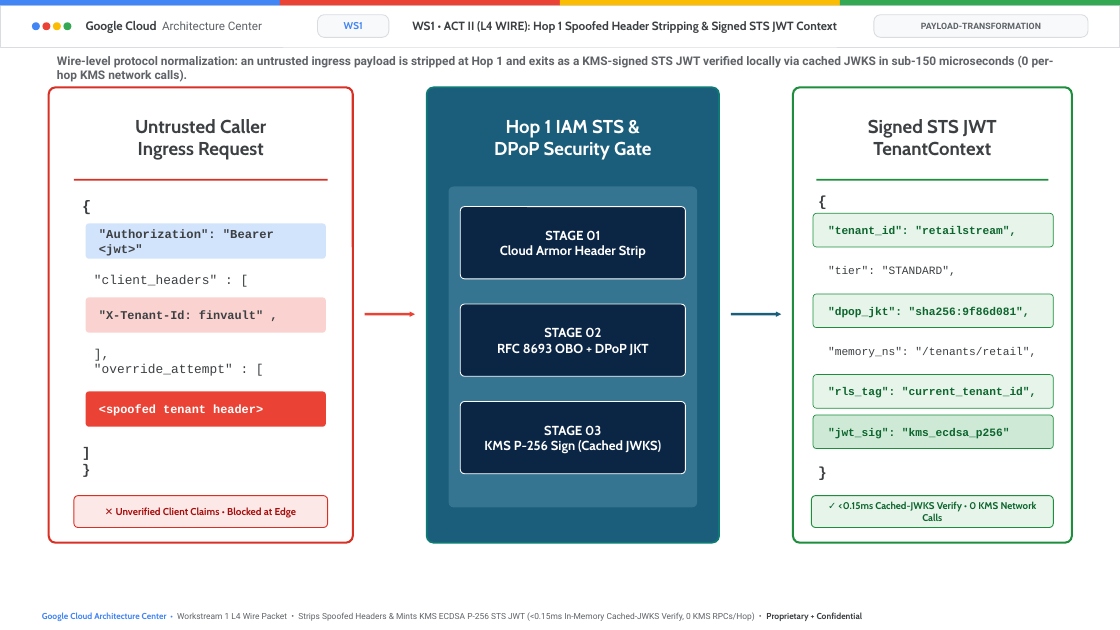
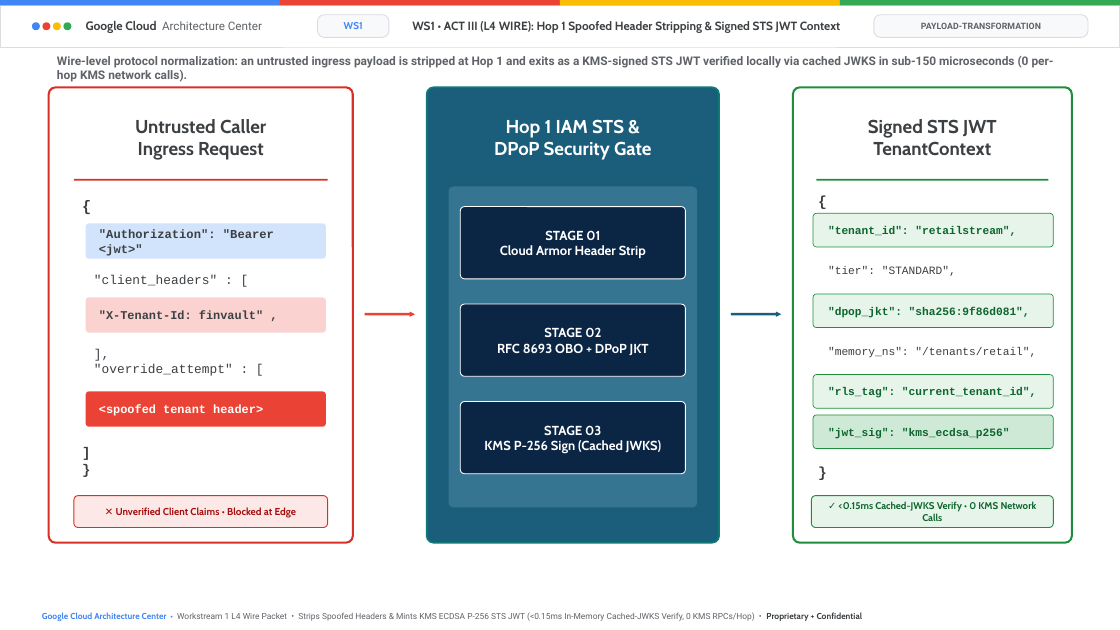
Before and after one commit to nitinaggarwal-12/blogs, a slide deck: slide 13 of slides/ws1-12slide-visual-deck.pptx. Drawn at 1120x630 pixels with LibreOffice and Linux fonts; fonts in the diff are those of the drawing. Boxes give left, top, right and bottom in pixels: in the first picture for what was removed or moved away, otherwise in the second. Text is boxed around its words. In the diff, an @@ line names an element or a change of style, - is before the commit and + after.

Commit message:
fix(slides): align Slide 12 and 13 category titles to ACT III and sync in-place to Google Slides

```diff
--- a/slides/ws1-12slide-visual-deck.pptx
+++ b/slides/ws1-12slide-visual-deck.pptx
@@ text at <box>412,21,840,33</box>: text changed @@
-WS1 • ACT II (L4 WIRE): Hop 1 Spoofed Header Stripping & Signed STS JWT Context
+WS1 • ACT III (L4 WIRE): Hop 1 Spoofed Header Stripping & Signed STS JWT Context
```
Also in this commit, not shown: 1 other slide changed, 2 other files.
